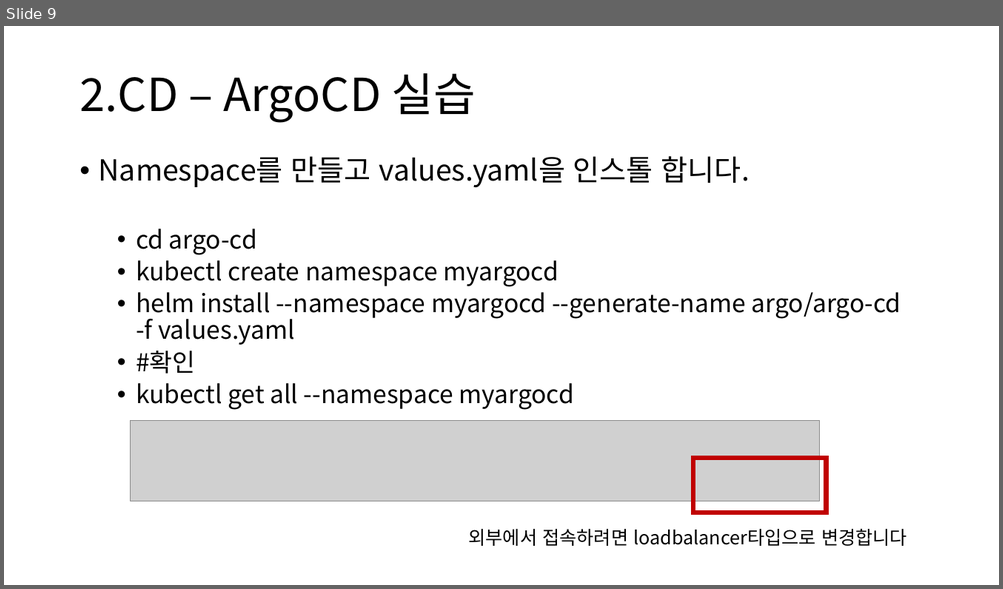
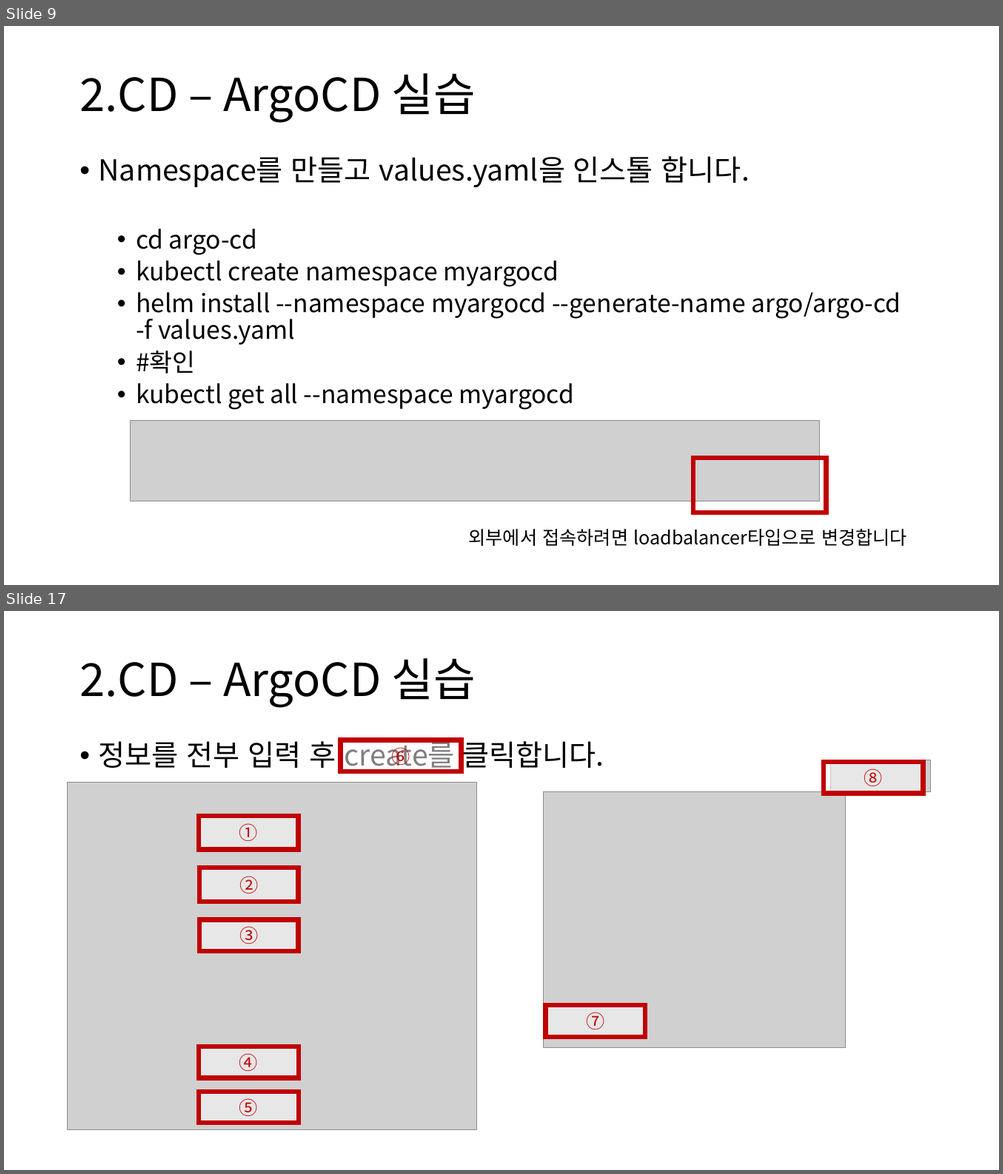
Before and after one commit to truthsj/ds4th_study, a slide deck: source/도커심화_한권으로_배우는_도커_&_쿠버네티스/ch11_깃허브 액션과 ArgoCD를 활용한 CICD.pptx. Shown one above the other, each under a label of ours: slide 9 before the commit, slides 9 and 17 after it; the slides between them are not shown. The pictures are 1003x589 and 1003x1174 pixels, drawn with LibreOffice and Linux fonts; fonts in the diff are those of the drawing; grey boxes stand for pictures. Boxes give left, top, right and bottom in pixels: in the first picture for what was removed or moved away, otherwise in the second. Text is boxed around its words. In the diff, an @@ line names an element or a change of style, - is before the commit and + after.

```diff
--- a/source/도커심화_한권으로_배우는_도커_&_쿠버네티스/ch11_깃허브 액션과 ArgoCD를 활용한 CICD.pptx
+++ b/source/도커심화_한권으로_배우는_도커_&_쿠버네티스/ch11_깃허브 액션과 ArgoCD를 활용한 CICD.pptx
@@ slide 17 added at [4, 611, 999, 1170], background #FFFFFF @@
@@ title added at [79, 658, 475, 708], 44 pt, text #000000 @@
+2.CD – ArgoCD 실습
@@ text added at [99, 738, 604, 774], 28 pt, text #000000 @@
+• 정보를 전부 입력 후 create를 클릭합니다.
@@ rectangle added at [341, 740, 461, 772], fill #FFFFFF at 50% opacity, outline #C00000 4.5 pt, 18 pt, text #C00000 @@
+⑥
@@ rectangle added at [823, 763, 923, 794], fill #FFFFFF at 50% opacity, outline #C00000 4.5 pt, 18 pt, text #C00000 @@
+⑧
@@ picture added at [830, 760, 930, 792] @@
@@ picture added at [68, 783, 477, 1130] @@
@@ picture added at [543, 792, 845, 1048] @@
@@ rectangle added at [199, 816, 299, 850], fill #FFFFFF at 50% opacity, outline #C00000 4.5 pt, 18 pt, text #C00000 @@
+①
@@ rectangle added at [199, 868, 299, 901], fill #FFFFFF at 50% opacity, outline #C00000 4.5 pt, 18 pt, text #C00000 @@
+②
@@ rectangle added at [199, 920, 299, 951], fill #FFFFFF at 50% opacity, outline #C00000 4.5 pt, 18 pt, text #C00000 @@
+③
@@ rectangle added at [546, 1005, 646, 1037], fill #FFFFFF at 50% opacity, outline #C00000 4.5 pt, 18 pt, text #C00000 @@
+⑦
@@ rectangle added at [199, 1047, 299, 1078], fill #FFFFFF at 50% opacity, outline #C00000 4.5 pt, 18 pt, text #C00000 @@
+④
@@ rectangle added at [199, 1092, 299, 1124], fill #FFFFFF at 50% opacity, outline #C00000 4.5 pt, 18 pt, text #C00000 @@
+⑤
```
Also in this commit, not shown: 1 slide changed, 11 other slides added.
